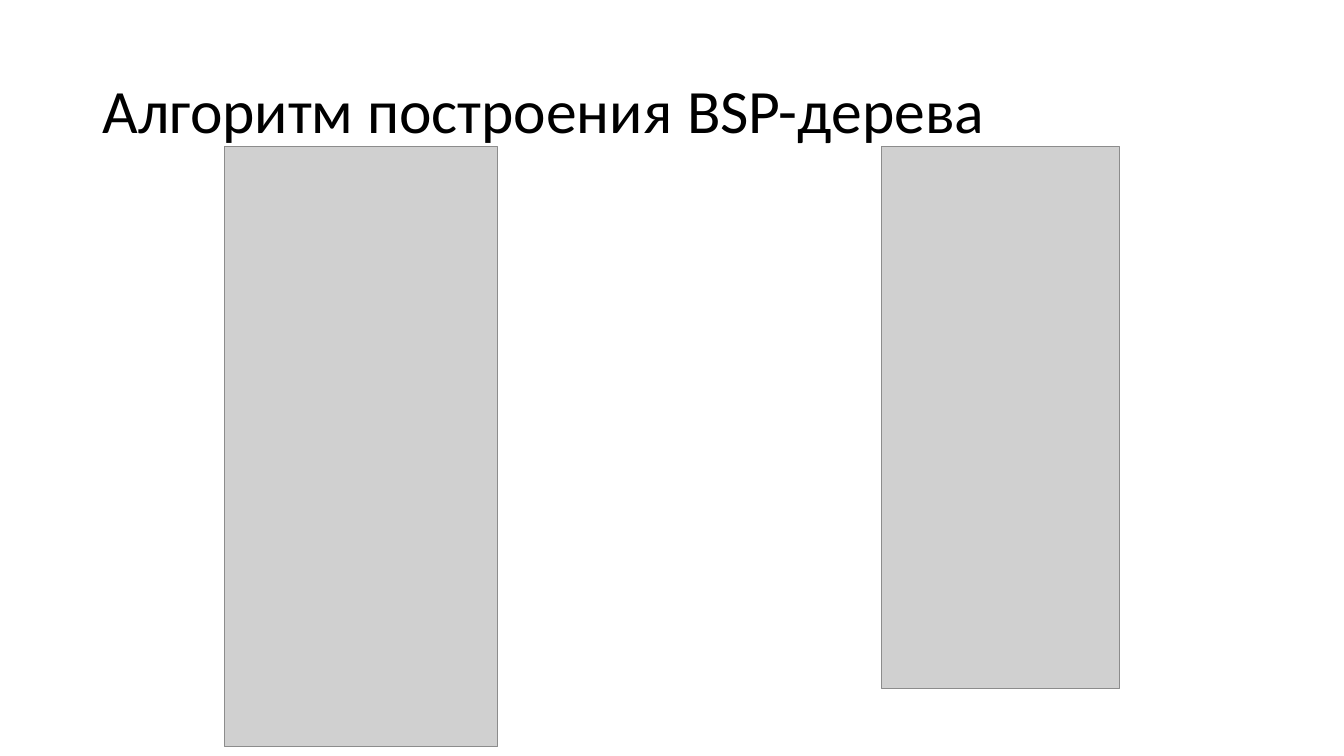
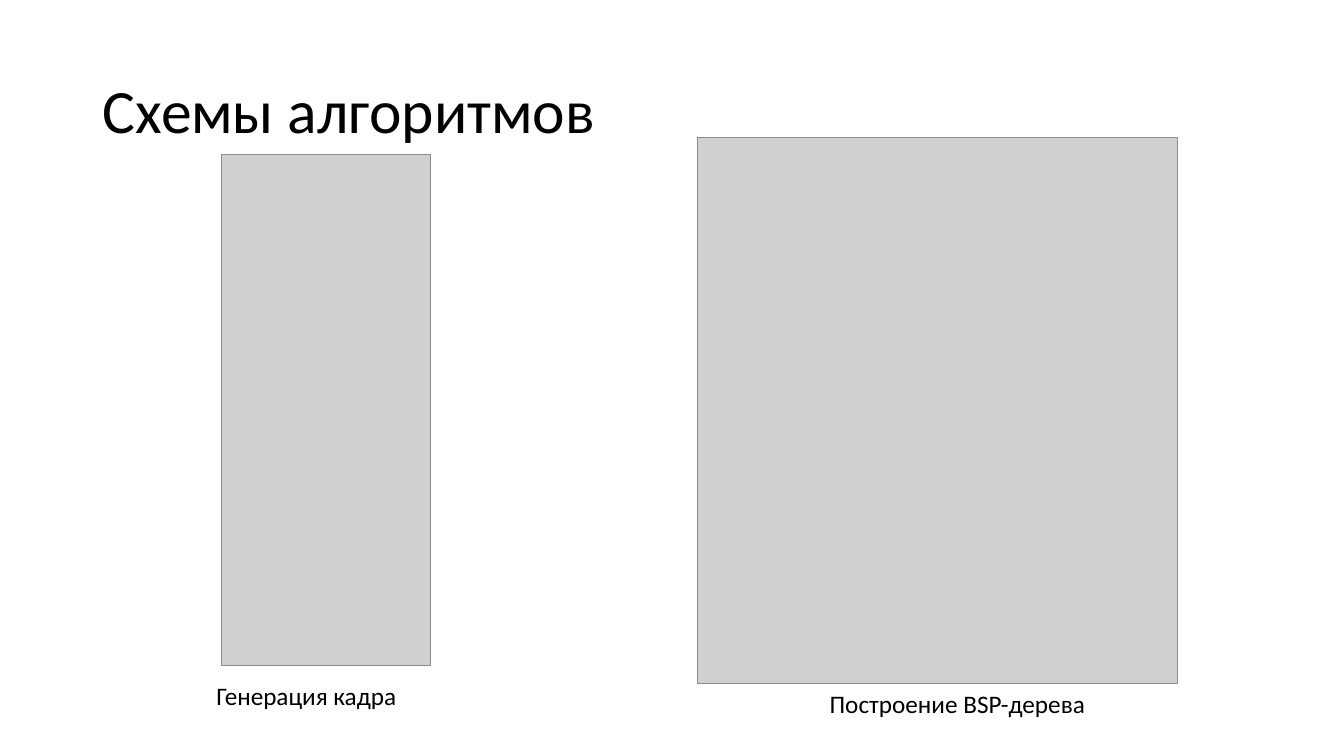
Before and after one commit to RomanQed/csg, a slide deck: slide 7 of docs/Курсовая_Презентация.pptx (slide 8 before the commit). Drawn at 1344x756 pixels with LibreOffice and Linux fonts; fonts in the diff are those of the drawing; grey boxes stand for pictures. Boxes give left, top, right and bottom in pixels: in the first picture for what was removed or moved away, otherwise in the second. Text is boxed around its words. In the diff, an @@ line names an element or a change of style, - is before the commit and + after.

```diff
--- a/docs/Курсовая_Презентация.pptx
+++ b/docs/Курсовая_Презентация.pptx
@@ title at (102,93,595,143): text changed @@
-Алгоритм построения BSP-дерева
+Схемы алгоритмов
@@ picture added at (698,138,1178,685) @@
@@ picture removed at (882,146,1120,689) @@
@@ picture: place and size @@
-picture at (225,146,498,746)
+picture at (222,155,432,666)
@@ text added at (216,688,396,709), 18 pt, text #000000 @@
+Генерация кадра
@@ text added at (830,696,1085,717), 18 pt, text #000000 @@
+Построение BSP-дерева
```
Also in this commit, not shown: 3 other slides changed, 1 slide added, 4 slides removed, 2 other files.
